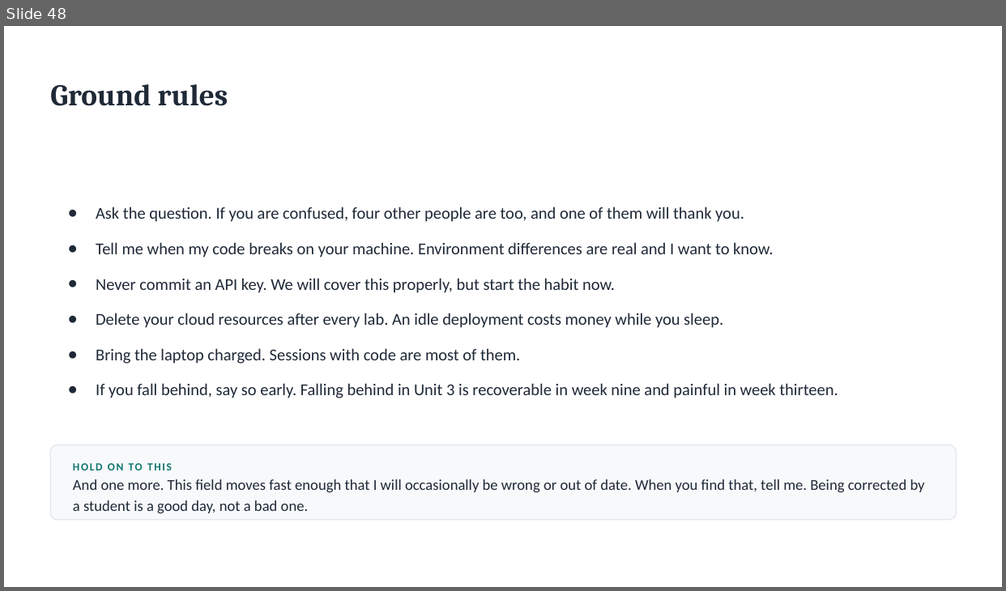
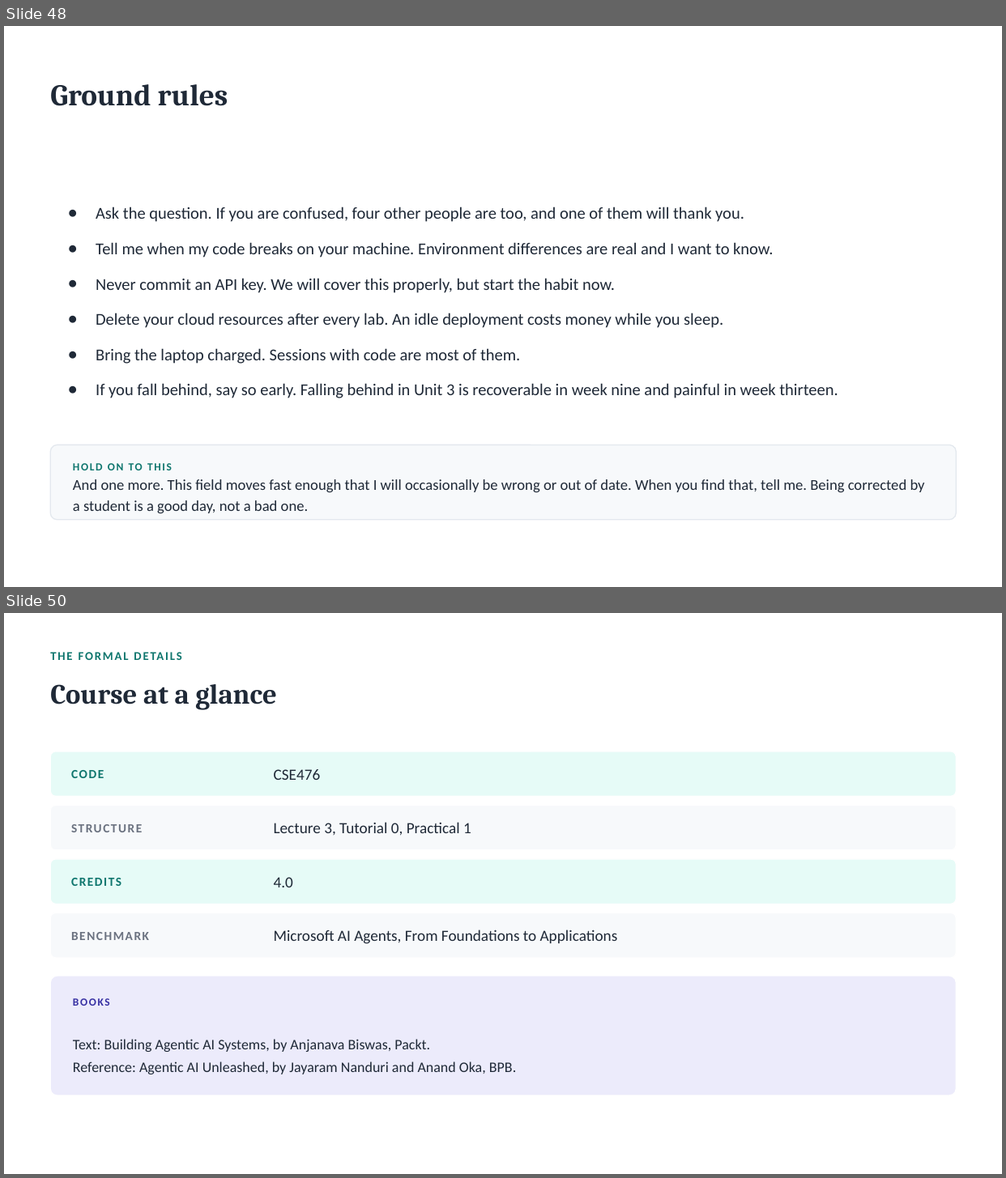
Before and after one commit to rbi-international/cse476-agentic-ai, a slide deck: slides/CSE476_Lecture_Zero.pptx. Shown one above the other, each under a label of ours: slide 48 before the commit, slides 48 and 50 after it; the slides between them are not shown. The pictures are 1006x591 and 1006x1178 pixels, drawn with LibreOffice and Linux fonts; fonts in the diff are those of the drawing. Boxes give left, top, right and bottom in pixels: in the first picture for what was removed or moved away, otherwise in the second. Text is boxed around its words. In the diff, an @@ line names an element or a change of style, - is before the commit and + after.

```diff
--- a/slides/CSE476_Lecture_Zero.pptx
+++ b/slides/CSE476_Lecture_Zero.pptx
@@ slide 50 added at bbox=[4, 613, 1002, 1174], background #FFFFFF @@
@@ text added at bbox=[50, 645, 874, 667], 11.5 pt, text #0F766E, bold @@
+THE FORMAL DETAILS
@@ text added at bbox=[50, 684, 276, 710], 27 pt, text #1F2937, bold @@
+Course at a glance
@@ rounded rectangle added at bbox=[50, 752, 957, 796], fill #E6FBF7, outline #FFFFFF 1 pt @@
@@ text added at bbox=[71, 752, 266, 796], 12 pt, text #0F766E, bold @@
+CODE
@@ text added at bbox=[274, 769, 321, 780], 15 pt, text #1F2937 @@
+CSE476
@@ rounded rectangle added at bbox=[50, 806, 957, 850], fill #F7F9FB, outline #FFFFFF 1 pt @@
@@ text added at bbox=[71, 806, 266, 850], 12 pt, text #6B7280, bold @@
+STRUCTURE
@@ text added at bbox=[274, 822, 471, 836], 15 pt, text #1F2937 @@
+Lecture 3, Tutorial 0, Practical 1
@@ rounded rectangle added at bbox=[50, 859, 957, 905], fill #E6FBF7, outline #FFFFFF 1 pt @@
@@ text added at bbox=[71, 878, 121, 886], 12 pt, text #0F766E, bold @@
+CREDITS
@@ text added at bbox=[274, 877, 293, 888], 15 pt, text #1F2937 @@
+4.0
@@ rounded rectangle added at bbox=[50, 914, 957, 958], fill #F7F9FB, outline #FFFFFF 1 pt @@
@@ text added at bbox=[71, 914, 266, 958], 12 pt, text #6B7280, bold @@
+BENCHMARK
@@ text added at bbox=[274, 930, 618, 944], 15 pt, text #1F2937 @@
+Microsoft AI Agents, From Foundations to Applications
@@ rounded rectangle added at bbox=[50, 976, 957, 1096], fill #ECEBFB, outline #FFFFFF 1 pt @@
@@ text added at bbox=[73, 999, 110, 1006], 10.5 pt, text #3730A3, bold @@
+BOOKS
@@ text added at bbox=[73, 1039, 516, 1075], 14 pt, text #1F2937 @@
+Text: Building Agentic AI Systems, by Anjanava Biswas, Packt.
+Reference: Agentic AI Unleashed, by Jayaram Nanduri and Anand Oka, BPB.
```
Also in this commit, not shown: 4 other slides added, 1 slide removed, 9 other files.
